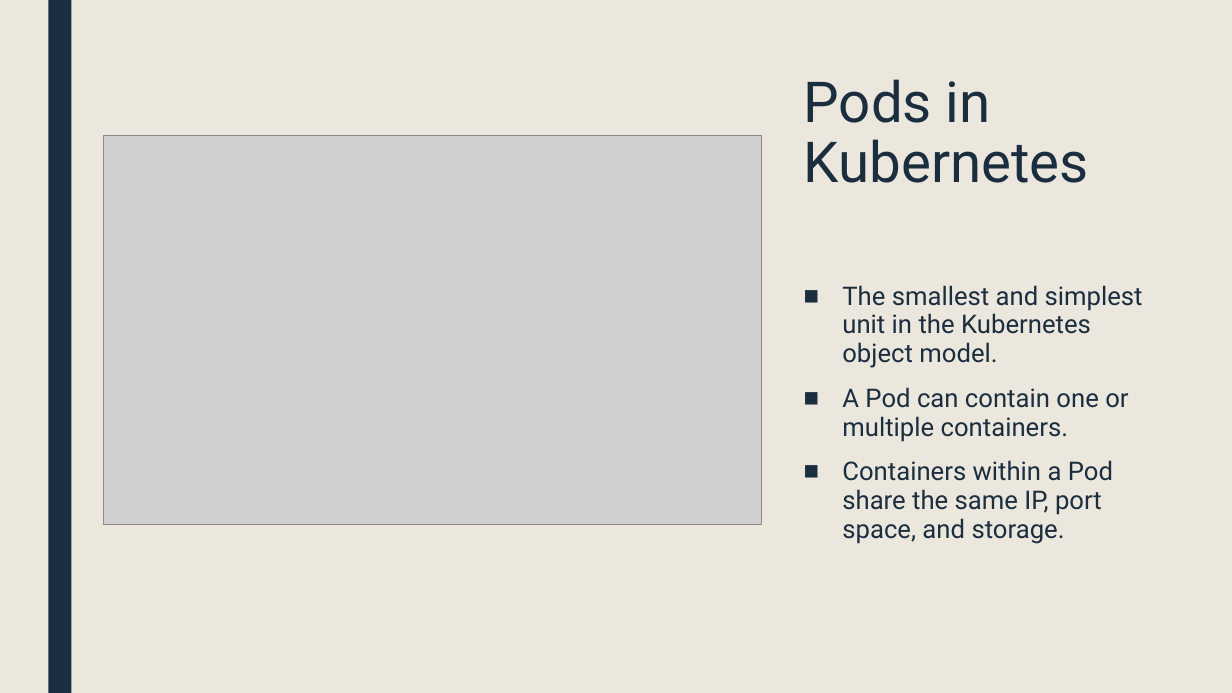
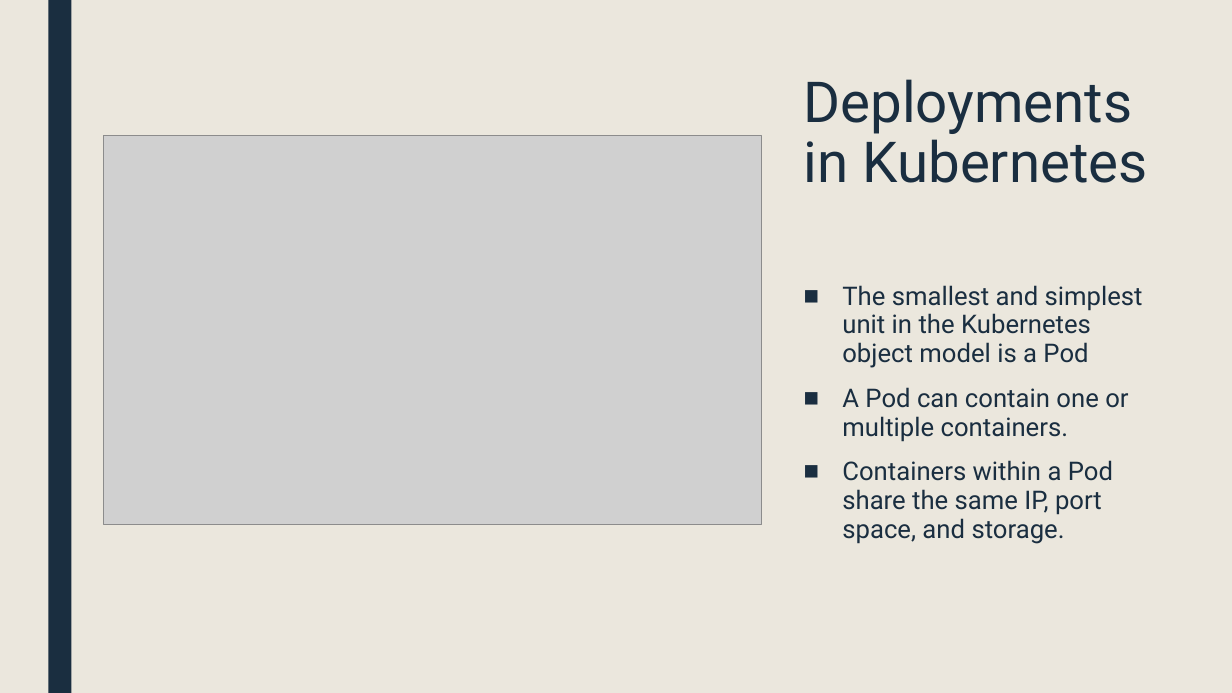
Before and after one commit to sebivenlo/ESD-2023-Kubernetes, a slide deck: slide 20 of presentation/Kubernetes.pptx. Drawn at 1232x693 pixels with LibreOffice and Linux fonts; fonts in the diff are those of the drawing; grey boxes stand for pictures. Boxes give left, top, right and bottom in pixels: in the first picture for what was removed or moved away, otherwise in the second. Text is boxed around its words. In the diff, an @@ line names an element or a change of style, - is before the commit and + after.

```diff
--- a/presentation/Kubernetes.pptx
+++ b/presentation/Kubernetes.pptx
@@ title at (804, 79, 1147, 183): text changed @@
-Pods in Kubernetes
+Deployments in Kubernetes
@@ text at (842, 285, 1143, 368): text changed @@
-■ The smallest and simplest unit in the Kubernetes object model.
+■ The smallest and simplest unit in the Kubernetes object model is a Pod
```
Also in this commit, not shown: 5 other slides changed, 2 slides added, 1 slide removed.
